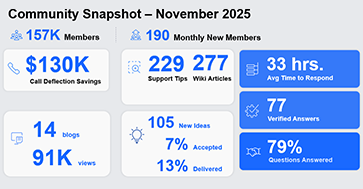
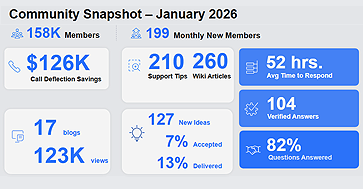
Layers edited between the first and the second 363×189 image:
added layer "Jan 2026" in group "Metric Snapshots" over [0, 6, 363, 176]
showed "December 2025" over [0, 6, 363, 178]
hid "November 2025", moved it above "October 2025" over [0, 6, 363, 178]